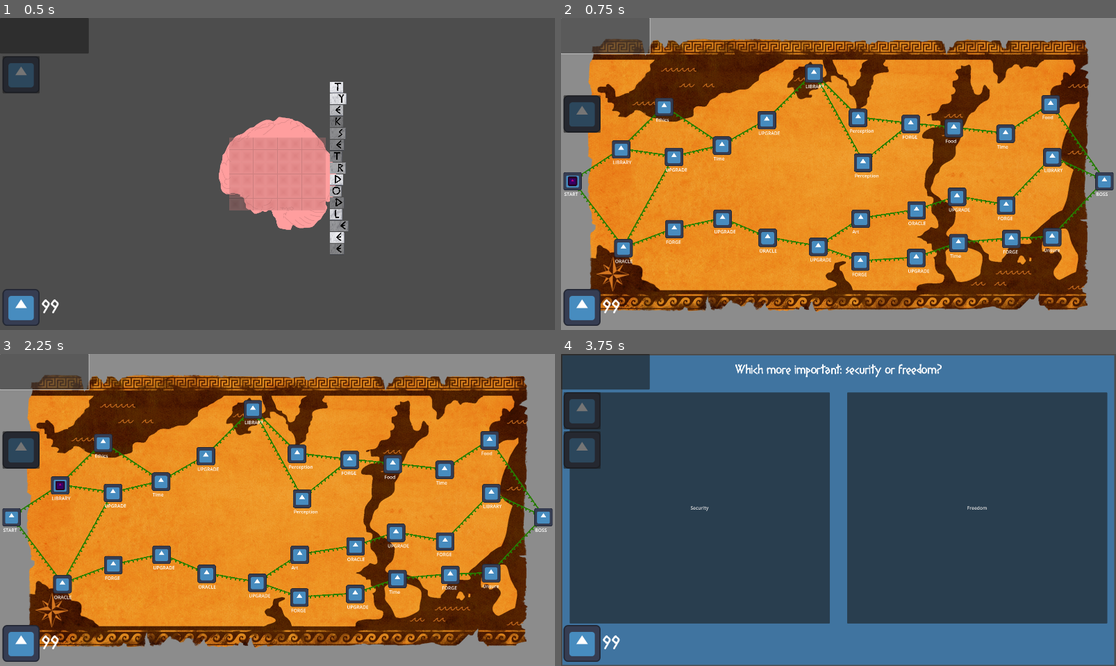
Above: before the commit, frames 1-4 (two rows, left to right).
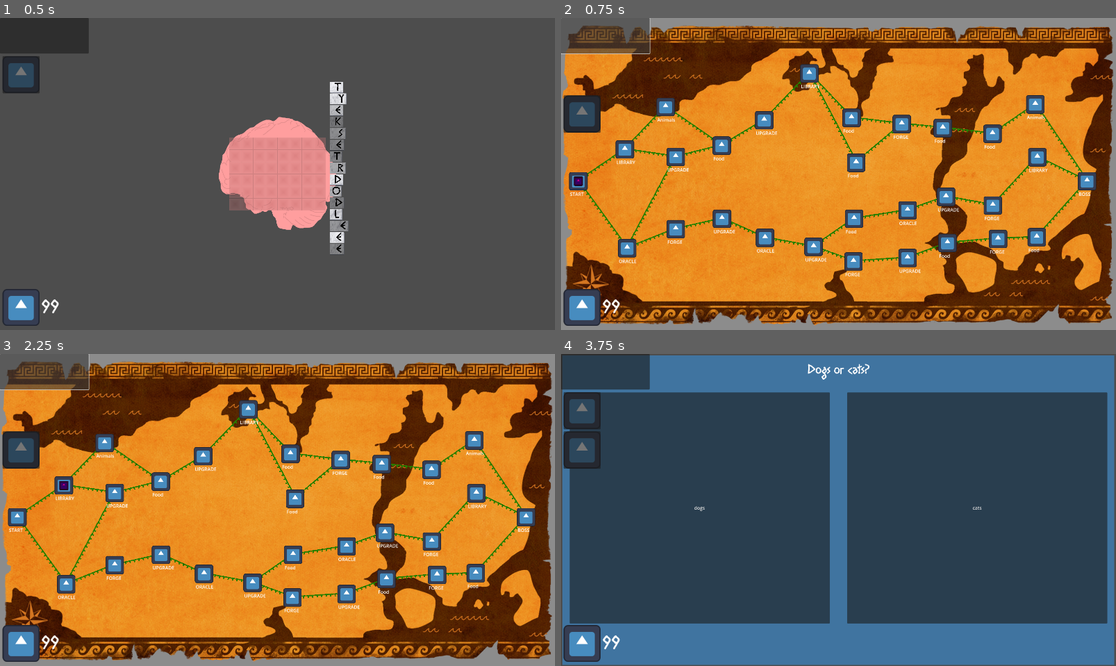
Above: after the commit, the same moments.

Repository: hulien22/ldjam54
Game: Godot game, scene res://scenes/main.tscn
The game is run twice, just before and just after one commit, with the same random seed, the same clock (stepped at 60 frames per second) and the same inputs. The engine's default icon, where the game draws it, is replaced by a stand-in: a white triangle on a blue panel in a dark square.
Inputs (mouse positions are in pixels of both pictures, inside the frame that each line leads up to):
- Up to frame 1 (0.5 s): no input
- Up to frame 2 (0.75 s): click (605, 36) at 0.5 s
- Up to frame 3 (2.25 s): click (61, 485) at 1.27 s; click (44, 372) at 2 s
- Up to frame 4 (3.75 s): click (666, 444) at 2.77 s; click "DEBATE!" at 3.5 s

Frame 1 is identical in both runs. In frame 2, 40% of the frame differs, in the area x 0-100%, y 2-99%; in frame 3, 40%; in frame 4, 0.6%.

Commit message:
grouped debates

Diff:
--- a/scenes/map.tscn
+++ b/scenes/map.tscn
@@ -1,9 +1,10 @@
-[gd_scene load_steps=6 format=3 uid="uid://dwychm67ltxst"]
+[gd_scene load_steps=7 format=3 uid="uid://dwychm67ltxst"]
 
 [ext_resource type="Script" path="res://scripts/Map.gd" id="1_5iiuj"]
-[ext_resource type="PackedScene" path="res://scenes/PlayerMapMarker.tscn" id="2_ccopb"]
+[ext_resource type="PackedScene" uid="uid://bqj0ydbf1wtnw" path="res://scenes/PlayerMapMarker.tscn" id="2_ccopb"]
 [ext_resource type="Texture2D" uid="uid://b7rocvi63l84w" path="res://art/Maps/Stage_1_Map.png" id="2_vh05d"]
 [ext_resource type="Texture2D" uid="uid://byv1f1n8h2ufi" path="res://art/Maps/Stage_2_Map.png" id="3_gh0gf"]
+[ext_resource type="Texture2D" uid="uid://blg17ohiv8rle" path="res://art/Maps/Stage_3_Map.png" id="4_0oehf"]
 
 [sub_resource type="SpriteFrames" id="SpriteFrames_umcyr"]
 animations = [{
@@ -13,10 +14,13 @@
 }, {
 "duration": 1.0,
 "texture": ExtResource("3_gh0gf")
+}, {
+"duration": 1.0,
+"texture": ExtResource("4_0oehf")
 }],
 "loop": true,
 "name": &"default",
-"speed": 5.0
+"speed": 1.0
 }]
 
 [node name="map" type="Node2D"]
@@ -24,8 +28,8 @@
 length = 10
 width = 4
 min_width = 2
-left_margin = 40
-right_margin = 40
+left_margin = 60
+right_margin = 100
 top_margin = 300
 bottom_margin = 250
 jitter_width_bias = 0.8
@@ -42,8 +46,9 @@
 [node name="AnimatedSprite2D" type="AnimatedSprite2D" parent="."]
 z_index = -10
 position = Vector2(958.222, 543.812)
-scale = Vector2(1.0022, 1.0022)
+scale = Vector2(1.1, 1.1)
 sprite_frames = SubResource("SpriteFrames_umcyr")
+frame_progress = 0.909403
 
 [node name="MapHolder" type="Node2D" parent="."]
 
--- a/scripts/Global.gd
+++ b/scripts/Global.gd
@@ -30,15 +30,17 @@
 		return data.words.person[rng.randi_range(0, len(data.words.person)-1)]
 
 
-var debate_questions: Array;
+var debate_questions: Array[Array];
 
 func load_debate_questions():
-	for d in data.debates:
-		assert(d.size() >= 4)
-		debate_questions.append(DebateQuestion.new(d[0], d[1], d[2], d[3], d[4], d[5]));
+	for s in 3:
+		debate_questions.append([])
+		for d in data.debates[s]:
+			assert(d.size() >= 4)
+			debate_questions[s].append(DebateQuestion.new(d[0], d[1], d[2], d[3], d[4], d[5]));
 
-func get_random_debate_question() -> DebateQuestion:
-	return debate_questions[rng.randi() % debate_questions.size()];
+func get_random_debate_question(difficulty) -> DebateQuestion:
+	return debate_questions[difficulty][rng.randi() % debate_questions.size()];
 
 enum TileState {
 	DRAGGABLE,
--- a/scripts/Location.gd
+++ b/scripts/Location.gd
@@ -17,10 +17,10 @@
 func activate(active: bool):
 	$button.disabled = !active
 
-func init(location_type: LOCATION, position: Vector2, active: bool, connections: Array[Location]):
+func init(stage: int, location_type: LOCATION, position: Vector2, active: bool, connections: Array[Location]):
 	self.location_type = location_type
 	if location_type == LOCATION.COMBAT:
-		debate_topic = Global.get_random_debate_question()
+		debate_topic = Global.get_random_debate_question(stage)
 		$label.text = debate_topic.hint_
 	else:
 		$label.text = LOCATION.keys()[location_type]
--- a/scripts/Map.gd
+++ b/scripts/Map.gd
@@ -16,6 +16,7 @@
 signal moved_to_location(Location)
 
 var current_location: Location
+var stage: int = 0
 var rng = RandomNumberGenerator.new()
 
 const location_scene = preload("res://scenes/location.tscn")
@@ -42,7 +43,7 @@
 
 	var boss = location_scene.instantiate()
 	var empty: Array[Location]
-	boss.init(Location.LOCATION.BOSS, Vector2(length_offset, center_height), false, empty)
+	boss.init(stage, Location.LOCATION.BOSS, Vector2(length_offset, center_height), false, empty)
 	$MapHolder.add_child(boss)
 	boss.moved_to_location.connect(_on_moved_to_location)
 
@@ -62,7 +63,7 @@
 				connections.append(prev_layer[floor(j*connect_offset)+k])
 			var node = location_scene.instantiate()
 			var total_radius = (float(width-rand_width+1)/width * total_width)/2 * jitter_width_bias
-			node.init(random_location(connections), Vector2(length_offset + rng.randf_range(-jitter_length_radius, jitter_length_radius), width_offset + rng.randf_range(-total_radius, total_radius)), is_active, connections)
+			node.init(stage, random_location(connections), Vector2(length_offset + rng.randf_range(-jitter_length_radius, jitter_length_radius), width_offset + rng.randf_range(-total_radius, total_radius)), is_active, connections)
 			$MapHolder.add_child(node)
 			node.moved_to_location.connect(_on_moved_to_location)
 			width_offset += total_width/(rand_width-1)
@@ -70,7 +71,7 @@
 		prev_layer = cur_layer
 
 	var start = location_scene.instantiate()
-	start.init(Location.LOCATION.START, Vector2(left_margin, center_height), false, prev_layer)
+	start.init(stage, Location.LOCATION.START, Vector2(left_margin, center_height), false, prev_layer)
 	$MapHolder.add_child(start)
 	start.moved_to_location.connect(_on_moved_to_location)
 
--- a/scripts/main.gd
+++ b/scripts/main.gd
@@ -30,6 +30,7 @@
 	stage = 0
 	show_brain(false);
 	map = map_scene.instantiate()
+	map.stage = 0
 	map.connect("moved_to_location", _on_moved_to_location)
 	brain_preview = brain_preview_scene.instantiate()
 	$UI/MapBtn/Button.pressed.connect(self.show_map_preview);
@@ -112,6 +113,7 @@
 		$SceneHolder.remove_child(map)
 		map.queue_free()
 	map = map_scene.instantiate()
+	map.stage = stage
 	map.connect("moved_to_location", _on_moved_to_location)
 	map.get_node("AnimatedSprite2D").frame = stage
 	#$SceneHolder.add_child(map)
--- a/text/words.json
+++ b/text/words.json
@@ -7,63 +7,58 @@
 		"topics": ["age", "antioxidants", "attack", "autonomy", "color", "conscious", "creative", "decorative", "evidence", " …(394 unchanged characters)…
 	},
 	"debates" : [
-
-		["What's better, apples or oranges?", "Apples", "Oranges", "Apples are better than oranges.", "Oranges are better than apples.", "Food"],
-		["Pineapple _____ on pizza?", "belongs", "does not belong", "Pineapple is a good pizza topping.", "Pineapple is a horrible pizza topping.", "Food"],
-		["Dogs or cats?", "dogs", "cats", "Dogs are better pets than cats.", "Cats are better pets than dogs.", "Animals"],
-		["Which season is better?", "Summer", "Winter", "Summer is a better season than winter.", "Winter is a better season than summer.", "Time"],
-		["Books or plays?", "Books", "Plays", "Books are better than movies.", "Plays are better than books.", "Art"],
-		["Who's cooler?", "Scribes", "Artisans", "Scribes are cooler than Artisans.", "Artisans are cooler than Scribes.", "Art"],
-		["What type of music reigns supreme?", "The classics", "Modern", "Classic music is better than modern music.", "Modern music is better than classic music.", "Art"],
-		["Socks with sandals?", "Looks good", "Horrendous", "Socks with sandals is a respectable fashion statement.", "Socks with sandals is a horrible fashion statement.", "Lifestyle"],
-		["Red vs blue?", "Blue", "Red", "Blue is a better color than red.", "Red is a better color than blue.", "Art"],
-		["Should birthdays be holidays?", "Yes", "No", "Birthdays should be holidays.", "Birthdays should not be holidays.", "Time"],
-
-		["Does alien life exist?", "Yes", "No", "Aliens exist on other planets.", "Aliens aren't real.", "Perception"],
-		["If a tree falls in a forest and no one is around ...", "It doesn't make a sound", "It makes a sound", "If a tree falls in a forest and no one is around, it does not make a sound.", "If a tree falls in a forest and no one is around, it makes a sound.", "Perception"],
-		["Is chess a sport?", "Yes", "No", "Chess should be considered a sport.", "Chess should not be considered a sport.", "Physical"],
-		["What came first?", "Chicken", "Egg", "The chicken came before the egg.", "The egg came before the chicken.", "Time"],
-		["What is mightier?", "The pen", "The sword", "The pen is mightier than the sword.", "The sword is mightier than the pen.", "Physical"],
-		["Is cereal a soup?", "Yes", "No", "Cereal is a soup.", "Cereal is not a soup.", "Food"],
-		["Is water wet?", "Yes", "No", "Water is wet.", "Water is not wet.", "Perception"],
-
-		["If you replace all parts of a ship ...", "It is a new ship", "It is still the same ship.", "If you replace all parts of a ship it is a new ship.", "If you replace all parts of a ship it is still the same ship.", "Perception"],
-		["Nature vs Nurture?", "Nature", "Nurture", "Nature forms the person.", "Nurture forms the person.", "Time"],
-		["If you punch yourself and it hurts are you strong or weak?","Strong","Weak","You're weak if it hurts when you punch youself.","You're Strong if it hurts when you punch youself.", "Physical"],
-		["Do we have free will?","Yes","No", "We have free will", "We do not have free will", "Perception"],
-		["Will artificial intelligence ever become conscious?","Yes","No","Artificial intelligence will become conscious.","Artificial intelligence will not become conscious.", "Perception"],
-		["Is the you at 7 year still the you at 90 years old?","Yes","No","The you at 7 year is still the you at 90 years old.","The you at 7 year is not the you at 90 years old.", "Time"],
-		["Which more important: security or freedom?","Security","Freedom","Security is more important than freedom.","Freedom is more important than security.", "Ethics"],
-		["Is perception of a color mostly the same for each person?","Yes","No","Perception of a color is mostly the same for each person.","Perception of a color is different for each person.", "Perception"],
-		["A chariot is heading to run over either a family member or 3 close friends, who should you save?","Family Member","3 Close Friends","You should save your family member instead of 3 close friends.","You should save your 3 close friends instead of a family member.", "Ethics"],
-		["Is what we currently perceive the truth of our reality or are they just shadows on a wall in a cave?","Truth","Shadows on a Wall","We percieve the real reality.","We percieve the Prisoners' Reality.", "Perception"],
-
-
-		["Is Pluto a planet?", "Yes", "No", "Pluto should be considered a planet.", "Pluto should not be considered a planet.", "Unsure"],
-		["Does playing video games help make you smarter?", "Yes", "No", "Playing video games makes you smarter.", "Playing video games doesn't make you smarter.", "Unsure"],
-
-		["Does the sun revolve the earth?", "Yes", "No", ".", ".", "Unsure"],
-		["Is the earth flat?", "Yes", "No", ".", ".", "Unsure"],
-
-		["Which would win in a race?", "Turtle", "Hare", "A turtle would beat a hare in a race.", "A hare would beat a turtle in a race.", "Physical"],
-		["Which is a better system?", "Democracy", "Oligarchy", "Democracy is a better system than oligarchy.", "Oligarchy is a better system than democracy.", "Lifestyle"],
-		["Which is a better building material?", "Marble", "Wood", "Marble is a better building material than wood.", "Wood is a better building material than marble.", "Architecture"],
-		["Which is a better column capital?", "Ionic", "Corinthian", "Ionic is a better column capital than corinthian.", "Corinthian is a better column capital than ionic.", "Architecture"],
-		["Which is a better city?", "Sparta", "Athens", "Sparta was a better city than athens.", "Athens was a better city than sparta.", "Ethics"],
-		["What is more rewarding?", "Material wealth", "Wealth of the mind", "Material wealth is more rewarding than mental wealth.", "Mental wealth is more rewarding than material wealth.", "Ethics"],
-		["Which is a fairer way to be judged?", "Trial by jury", "Trial by fire", "Trial by jury is fairer than trial by fire.", "Trial by fire is fairer than trial by jury.", "Ethics"],
-		["Which cheese is tastier?", "Goat's cheese", "Sheep's Cheese", "Goat's cheese is tastier than sheep's cheese.", "Sheep's cheese is tastier than goat's cheese.", "Food"],
-		["Which is a better form of art?", "Sculpture", "Mosaic", "Sculpture is a better form of art than mosaic.", "Mosaic is a better form of art than sculpture.", "Art"],
-		["Which is a better sport?", "Discus throw", "Tug of war", "Discus throw is a better sport than tug of war.", "Tug of war is a better sport than discus throw.", "Physical"],
-		["Which would win in a fight?", "Cerberus", "Minotaur", "Cerberus would beat minotaur in a fight.", "Minotaur would beat cerberus in a fight.", "Animals"],
-		["Which is more interesting to study?", "Geometry", "Astronomy", "Geometry is more interesting than astronomy.", "Astronomy is more interesting than geometry.", "Architecture"],
-		["Which blue pigment material is better?", "Lapis Lazuli", "Azurite", "Lapis Lazuli is a better blue pigment material than azurite.", "Azurite is a better blue pigment material than lapis lazuli.", "Art"],
-		["Which is tastier?", "Olives", "Grapes", "Olives are tastier than grapes.", "Grapes are tastier than olives.", "Food"],
-		["What is more important?", "Sleeping", "Eating", "Sleeping is more important than eating.", "Eating is more important than sleeping.", "Lifestyle"],
-		["Which shape is better?", "Circle", "Triangle", "Circles are better shapes than triangles.", "Triangles are better shapes than circles.", "Architecture"],
-		["Which is sweeter?", "Raisins", "Honey", "Raisins are sweeter than honey.", "Honey is sweeter than raisins.", "Food"],
-		["Which is better at climbing?", "Humans", "Goats", "Humans are better at climbing than goats.", "Goats are better at climbing than humans.", "Physical"],
-		["Is it better to try, and fail, or to not try at all?", "Try and fail", "Not try at all", "It is better to try and fail than to not try at all.", "It is better to not try at all than to try and fail.", "Ethics"],
-		["Which is more fearsome?", "Lions", "Bears", "Lions are more fearsome than bears.", "Bears are more fearsome than lions.", "Animals"]
+		[
+			["What's better, apples or oranges?", "Apples", "Oranges", "Apples are better than oranges.", "Oranges are better than apples.", "Food"],
+			["Pineapple _____ on pizza?", "belongs", "does not belong", "Pineapple is a good pizza topping.", "Pineapple is a horrible pizza topping.", "Food"],
+			["Dogs or cats?", "dogs", "cats", "Dogs are better pets than cats.", "Cats are better pets than dogs.", "Animals"],
+			["Which season is better?", "Summer", "Winter", "Summer is a better season than winter.", "Winter is a better season than summer.", "Time"],
+			["Books or plays?", "Books", "Plays", "Books are better than movies.", "Plays are better than books.", "Art"],
+			["Who's cooler?", "Scribes", "Artisans", "Scribes are cooler than Artisans.", "Artisans are cooler than Scribes.", "Art"],
+			["What type of music reigns supreme?", "The classics", "Modern", "Classic music is better than modern music.", "Modern music is better than classic music.", "Art"],
+			["Socks with sandals?", "Looks good", "Horrendous", "Socks with sandals is a respectable fashion statement.", "Socks with sandals is a horrible fashion statement.", "Lifestyle"],
+			["Red vs blue?", "Blue", "Red", "Blue is a better color than red.", "Red is a better color than blue.", "Art"],
+			["Should birthdays be holidays?", "Yes", "No", "Birthdays should be holidays.", "Birthdays should not be holidays.", "Time"],
+			["Which is a better building material?", "Marble", "Wood", "Marble is a better building material than wood.", "Wood is a better building material than marble.", "Architecture"],
+			["Which would win in a race?", "Turtle", "Hare", "A turtle would beat a hare in a race.", "A hare would beat a turtle in a race.", "Physical"],
+			["Which cheese is tastier?", "Goat's cheese", "Sheep's Cheese", "Goat's cheese is tastier than sheep's cheese.", "Sheep's cheese is tastier than goat's cheese.", "Food"],
+			["Which is a better form of art?", "Sculpture", "Mosaic", "Sculpture is a better form of art than mosaic.", "Mosaic is a better form of art than sculpture.", "Art"],
+			["Which is a better sport?", "Discus throw", "Tug of war", "Discus throw is a better sport than tug of war.", "Tug of war is a better sport than discus throw.", "Physical"],
+			["Which is tastier?", "Olives", "Grapes", "Olives are tastier than grapes.", "Grapes are tastier than olives.", "Food"],
+			["What is more important?", "Sleeping", "Eating", "Sleeping is more important than eating.", "Eating is more important than sleeping.", "Lifestyle"],
+			["Which is sweeter?", "Raisins", "Honey", "Raisins are sweeter than honey.", "Honey is sweeter than raisins.", "Food"],
+			["Which is better at climbing?", "Humans", "Goats", "Humans are better at climbing than goats.", "Goats are better at climbing than humans.", "Physical"],
+			["Which is more fearsome?", "Lions", "Bears", "Lions are more fearsome than bears.", "Bears are more fearsome than lions.", "Animals"]
+		],
+		[
+			["Does alien life exist?", "Yes", "No", "Aliens exist on other planets.", "Aliens aren't real.", "Perception"],
+			["If a tree falls in a forest and no one is around ...", "It doesn't make a sound", "It makes a sound", "If a tree falls in a forest and no one is around, it does not make a sound.", "If a tree falls in a forest and no one is around, it makes a sound.", "Perception"],
+			["Is chess a sport?", "Yes", "No", "Chess should be considered a sport.", "Chess should not be considered a sport.", "Physical"],
+			["What came first?", "Chicken", "Egg", "The chicken came before the egg.", "The egg came before the chicken.", "Time"],
+			["What is mightier?", "The pen", "The sword", "The pen is mightier than the sword.", "The sword is mightier than the pen.", "Physical"],
+			["Is cereal a soup?", "Yes", "No", "Cereal is a soup.", "Cereal is not a soup.", "Food"],
+			["Is water wet?", "Yes", "No", "Water is wet.", "Water is not wet.", "Perception"],
+			["Which is a better system?", "Democracy", "Oligarchy", "Democracy is a better system than oligarchy.", "Oligarchy is a better system than democracy.", "Lifestyle"],
+			["Which is a better column capital?", "Ionic", "Corinthian", "Ionic is a better column capital than corinthian.", "Corinthian is a better column capital than ionic.", "Architecture"],
+			["Which is a better city?", "Sparta", "Athens", "Sparta was a better city than athens.", "Athens was a better city than sparta.", "Ethics"],
+			["What is more rewarding?", "Material wealth", "Wealth of the mind", "Material wealth is more rewarding than mental wealth.", "Mental wealth is more rewarding than material wealth.", "Ethics"],
+			["Which is more interesting to study?", "Geometry", "Astronomy", "Geometry is more interesting than astronomy.", "Astronomy is more interesting than geometry.", "Architecture"],
+			["Which blue pigment material is better?", "Lapis Lazuli", "Azurite", "Lapis Lazuli is a better blue pigment material than azurite.", "Azurite is a better blue pigment material than lapis lazuli.", "Art"],
+			["Which shape is better?", "Circle", "Triangle", "Circles are better shapes than triangles.", "Triangles are better shapes than circles.", "Architecture"],
+			["Is it better to try, and fail, or to not try at all?", "Try and fail", "Not try at all", "It is better to try and fail than to not try at all.", "It is better to not try at all than to try and fail.", "Ethics"],
+		],
+		[
+			["Which would win in a fight?", "Cerberus", "Minotaur", "Cerberus would beat minotaur in a fight.", "Minotaur would beat cerberus in a fight.", "Animals"],
+			["Which is a fairer way to be judged?", "Trial by jury", "Trial by fire", "Trial by jury is fairer than trial by fire.", "Trial by fire is fairer than trial by jury.", "Ethics"],
+			["If you replace all parts of a ship ...", "It is a new ship", "It is still the same ship.", "If you replace all parts of a ship it is a new ship.", "If you replace all parts of a ship it is still the same ship.", "Perception"],
+			["Nature vs Nurture?", "Nature", "Nurture", "Nature forms the person.", "Nurture forms the person.", "Time"],
+			["If you punch yourself and it hurts are you strong or weak?","Strong","Weak","You're weak if it hurts when you punch youself.","You're Strong if it hurts when you punch youself.", "Physical"],
+			["Do we have free will?","Yes","No", "We have free will", "We do not have free will", "Perception"],
+			["Will artificial intelligence ever become conscious?","Yes","No","Artificial intelligence will become conscious.","Artificial intelligence will not become conscious.", "Perception"],
+			["Is the you at 7 year still the you at 90 years old?","Yes","No","The you at 7 year is still the you at 90 years old.","The you at 7 year is not the you at 90 years old.", "Time"],
+			["Which more important: security or freedom?","Security","Freedom","Security is more important than freedom.","Freedom is more important than security.", "Ethics"],
+			["Is perception of a color mostly the same for each person?","Yes","No","Perception of a color is mostly the same for each person.","Perception of a color is different for each person.", "Perception"],
+			["A chariot is heading to run over either a family member or 3 close friends, who should you save?","Family Member","3 Close Friends","You should save your family member instead of 3 close friends.","You should save your 3 close friends instead of a family member.", "Ethics"],
+			["Is what we currently perceive the truth of our reality or are they just shadows on a wall in a cave?","Truth","Shadows on a Wall","We percieve the real reality.","We percieve the Prisoners' Reality.", "Perception"],
+		]
 	]
 }
